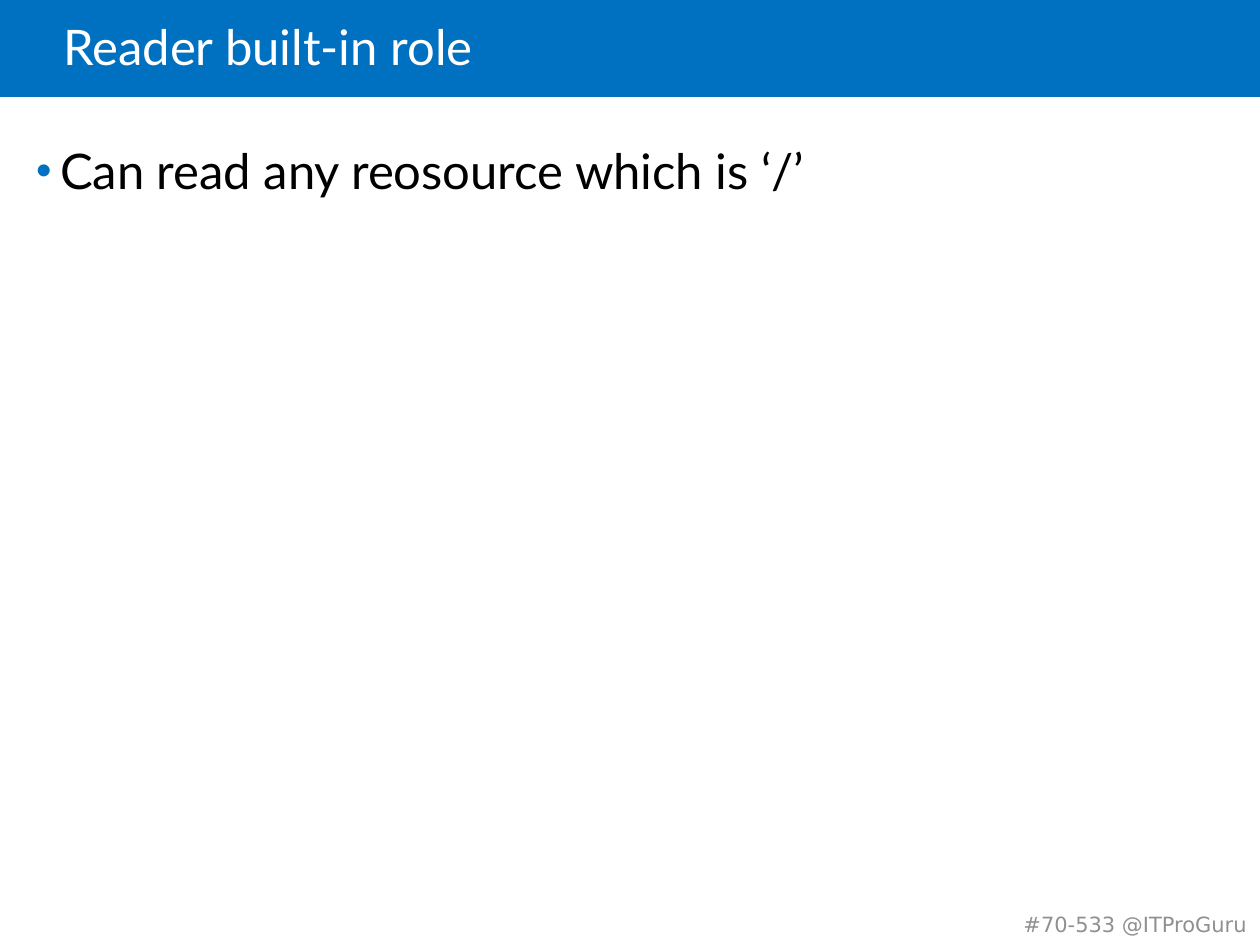
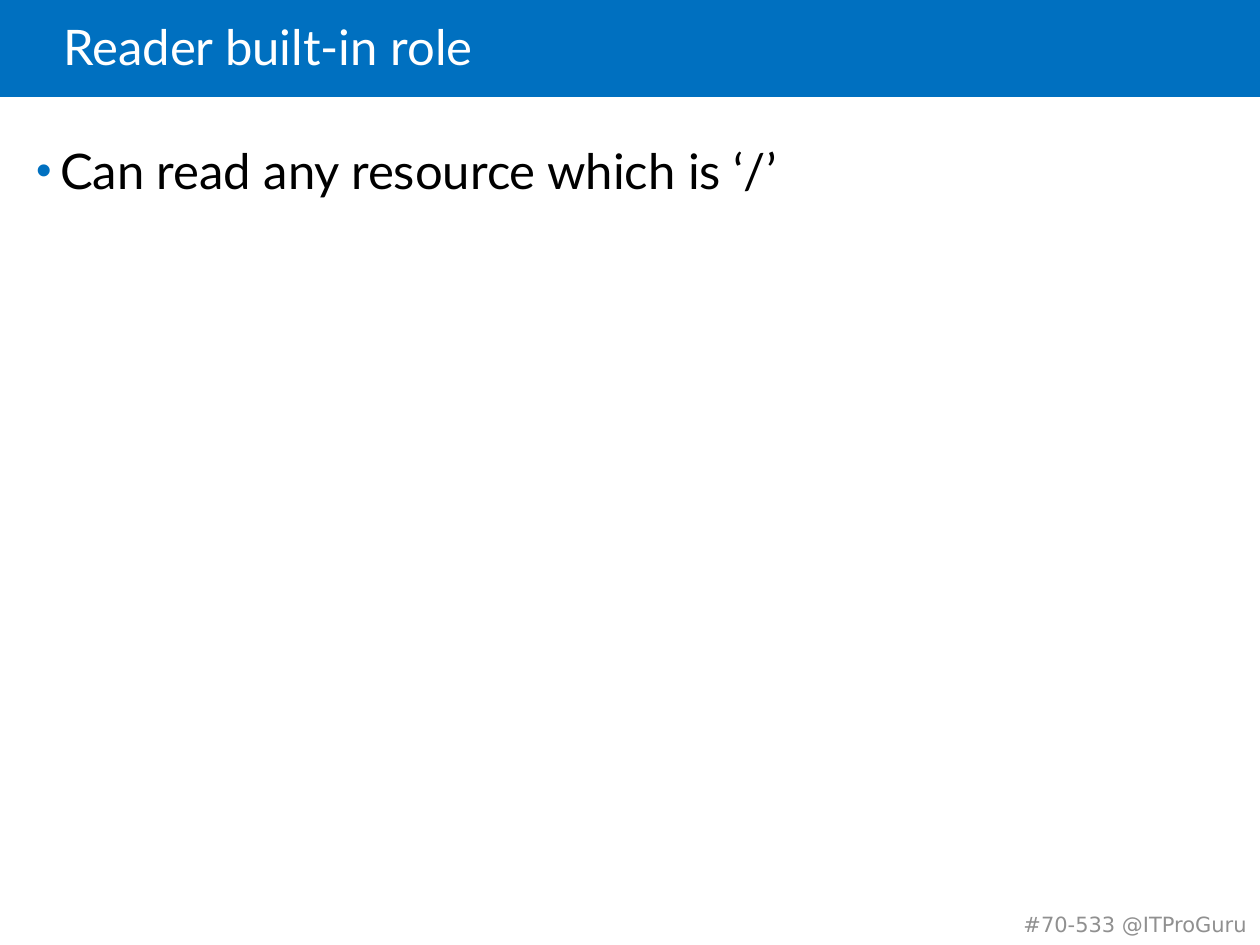
Before and after one commit to guruskill/70-533, a slide deck: slide 33 of 70-533-05-ARMTemplates.pptx. Drawn at 1260x945 pixels with LibreOffice and Linux fonts; fonts in the diff are those of the drawing. Boxes give left, top, right and bottom in pixels: in the first picture for what was removed or moved away, otherwise in the second. Text is boxed around its words. In the diff, an @@ line names an element or a change of style, - is before the commit and + after.

```diff
--- a/70-533-05-ARMTemplates.pptx
+++ b/70-533-05-ARMTemplates.pptx
@@ text at (60,153,721,198): text changed @@
-• Can read any reosource which is ‘/’
+• Can read any resource which is ‘/’
```
Also in this commit, not shown: 9 other slides changed, 5 slides added, 2 slides removed.
